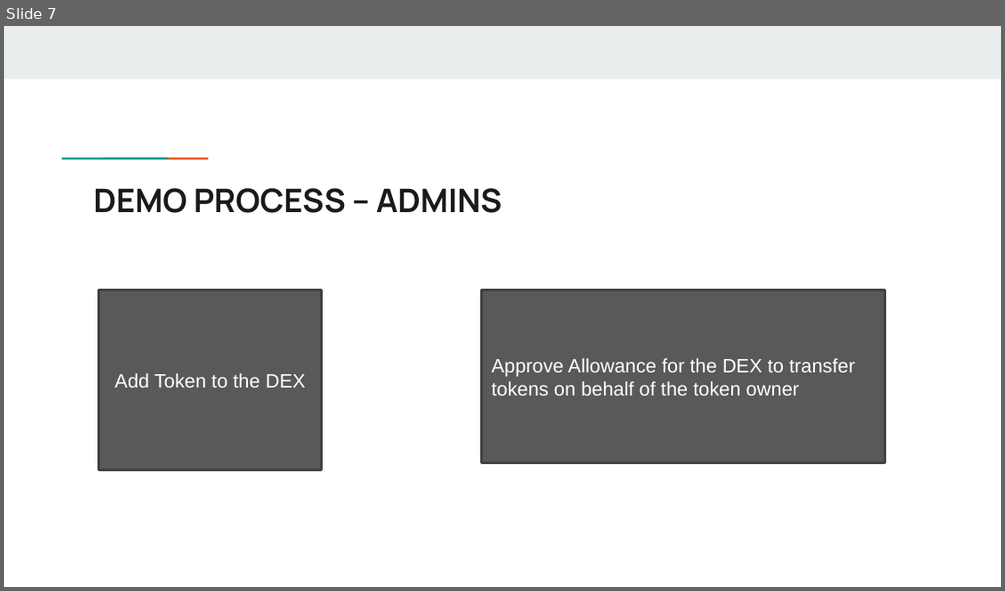
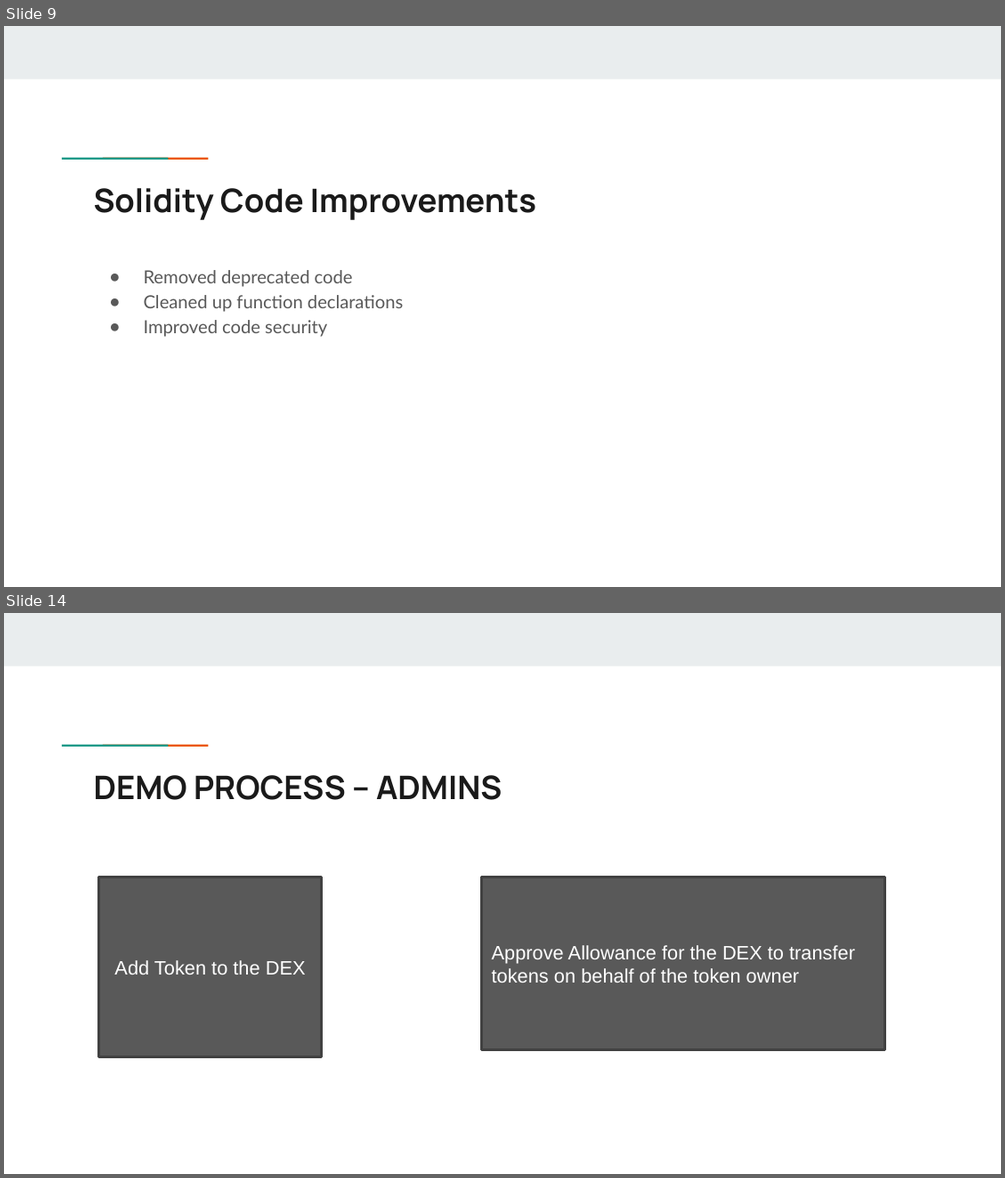
Before and after one commit to muhasenulhaque/Project-3-Group-1, a slide deck: Presentation on Decentralized Exchange.pptx. Shown one above the other, each under a label of ours: slide 7 before the commit, slides 9 and 14 after it; the slides between them are not shown. The pictures are 1005x591 and 1005x1178 pixels, drawn with LibreOffice and Linux fonts; fonts in the diff are those of the drawing. Boxes give left, top, right and bottom in pixels: in the first picture for what was removed or moved away, otherwise in the second. Text is boxed around its words. In the diff, an @@ line names an element or a change of style, - is before the commit and + after.

```diff
--- a/Presentation on Decentralized Exchange.pptx
+++ b/Presentation on Decentralized Exchange.pptx
@@ slide 9 added at [4, 26, 1001, 587], background #FFFFFF; not listed: 3 template elements that a slide beside it also shows @@
@@ title added at [94, 188, 536, 220], 23.4 pt, text #1A1A1A, bold @@
+Solidity Code Improvements
@@ text added at [144, 270, 403, 337], 13 pt, text #595959 @@
+● Removed deprecated code
+● Cleaned up function declarations
+● Improved code security
@@ what was slide 7 is now slide 14 @@
```
Also in this commit, not shown: 2 slides changed, 8 other slides added.
